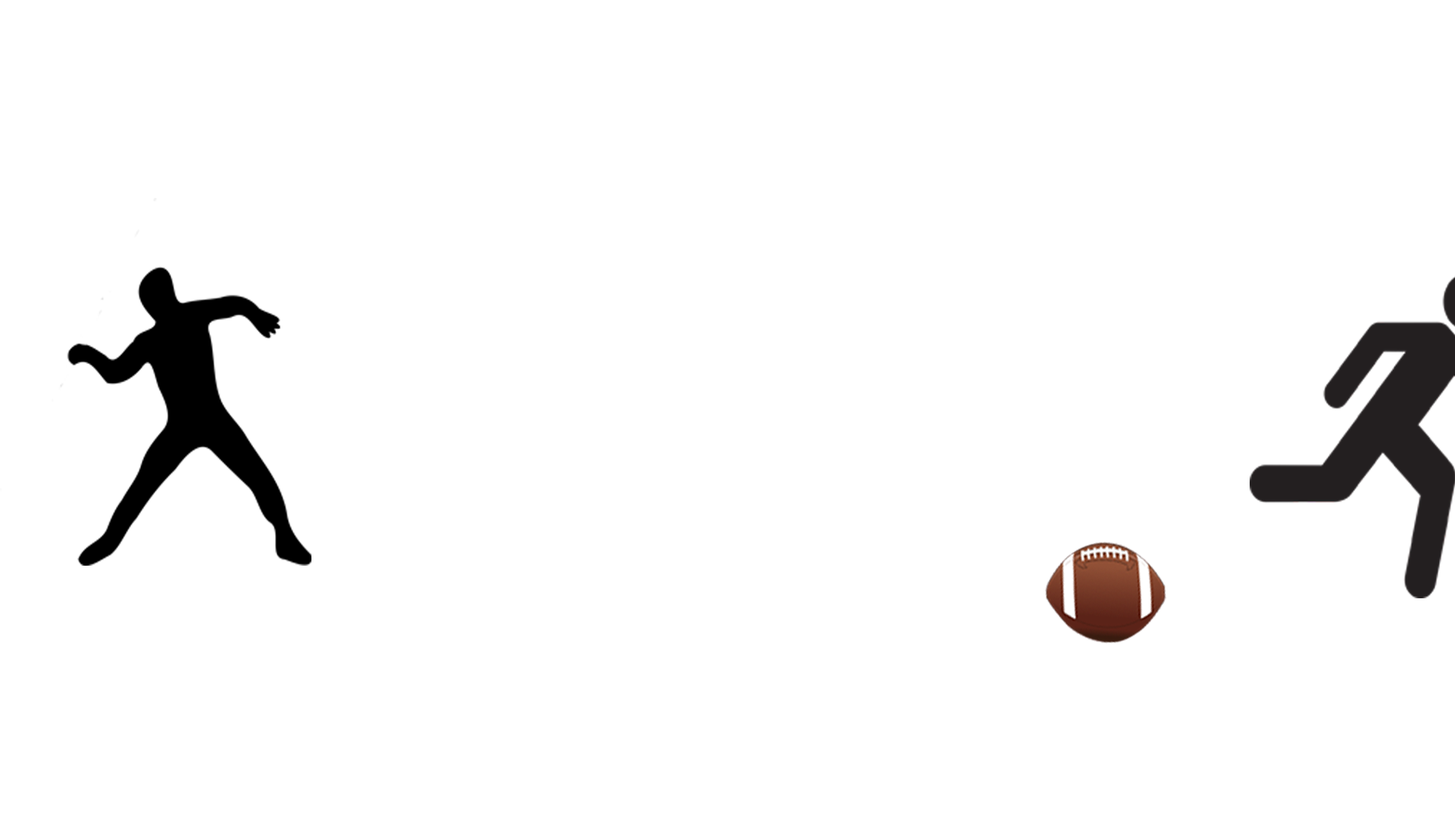
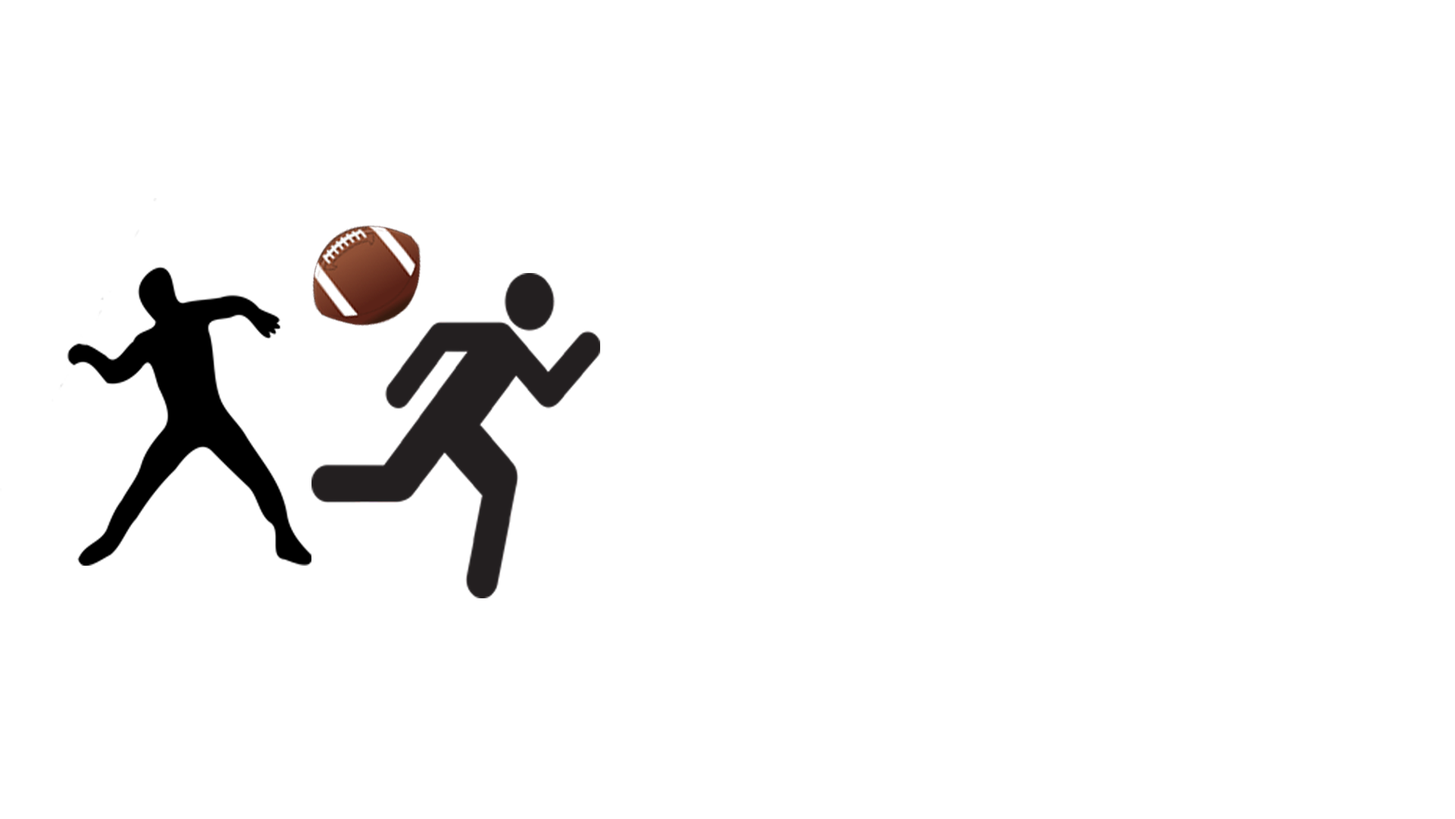
Revision of a layered (1455, 819) image; what changed, layer by layer:
pixels changed over (311, 224, 1455, 644) (layer not identified)
